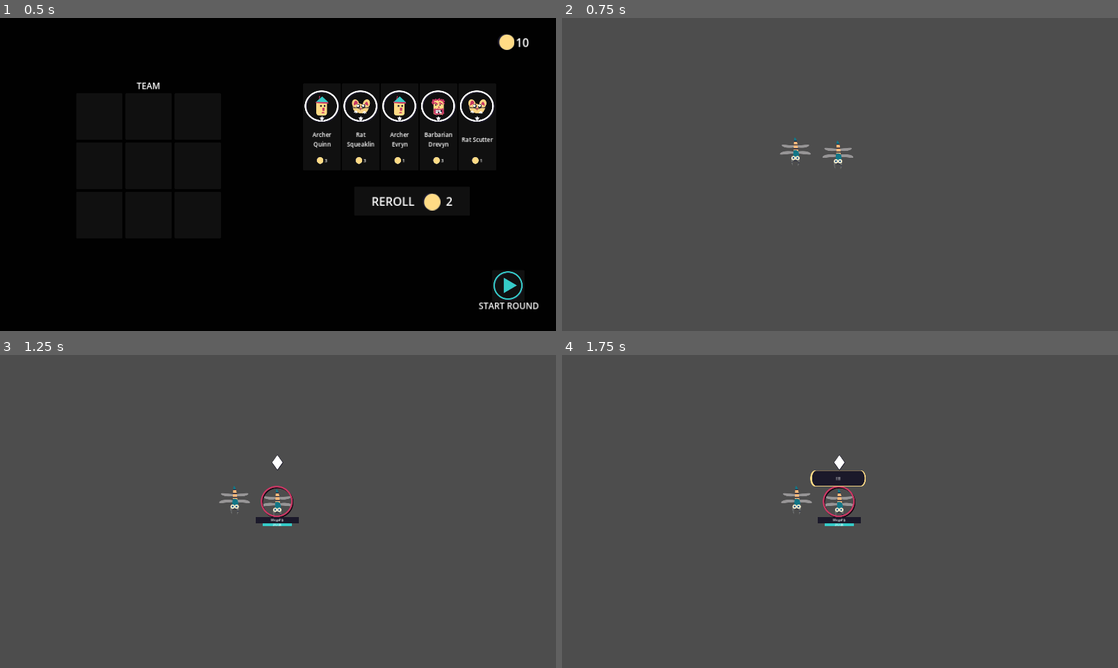
Above: before the commit, frames 1-4 (two rows, left to right).
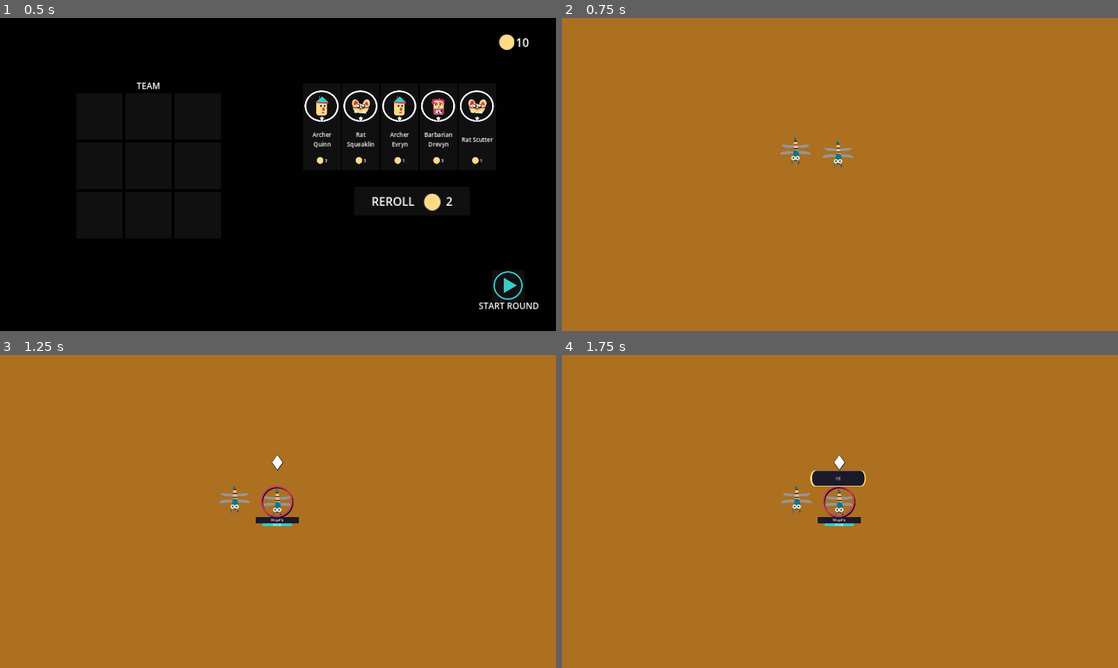
Above: after the commit, the same moments.

Repository: mathew-tran/mercmanager
Game: Godot game, scene res://Scenes/Main.tscn
Two runs of this game, one before a commit and one after it. Both use one fixed random seed, a clock stepped at 60 frames per second and the inputs below.
Inputs (mouse positions are in pixels of both pictures, inside the frame that each line leads up to):
- Up to frame 1 (0.5 s): no input
- Up to frame 2 (0.75 s): click "START ROUND" at 0.5 s
- Up to frame 3 (1.25 s): no input
- Up to frame 4 (1.75 s): tap Enter at 1.25 s; move the mouse to (962, 495) at 1.27 s; hold Right mouse button (right_click) from 1.28 s (still down)

Frame 1 is identical in both runs. In frame 2, 100% of the frame differs, in the area x 0-100%, y 0-100%; in frame 3, 99%; in frame 4, 99%.

Commit message:
update clear color for now

Diff:
--- a/project.godot
+++ b/project.godot
@@ -41,3 +41,7 @@
 [layer_names]
 
 2d_physics/layer_2="CharacterUnit"
+
+[rendering]
+
+environment/defaults/default_clear_color=Color(0.67451, 0.439216, 0.12549, 1)
